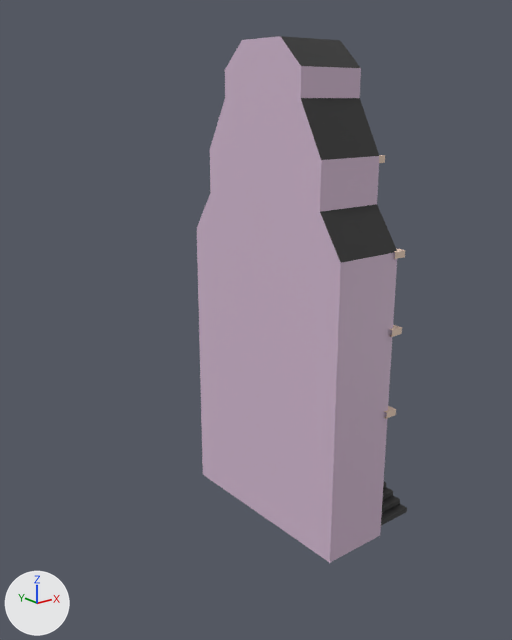
An edit to the OBJ model res/models/Buildings/HighLavender.obj, drawn before and after from the same camera.
The view is the same before and after, from a 50 mm camera at (-13.72, -11.48, 11.91) aimed at (-2.1, 3.05, 6.1). Every picture has the same lights, and +X, +Y and +Z are marked at lower left. Where no turn or scale is listed for an object, it has been applied to the vertices.

Objects in the first picture: 'WysokiLawenda'.
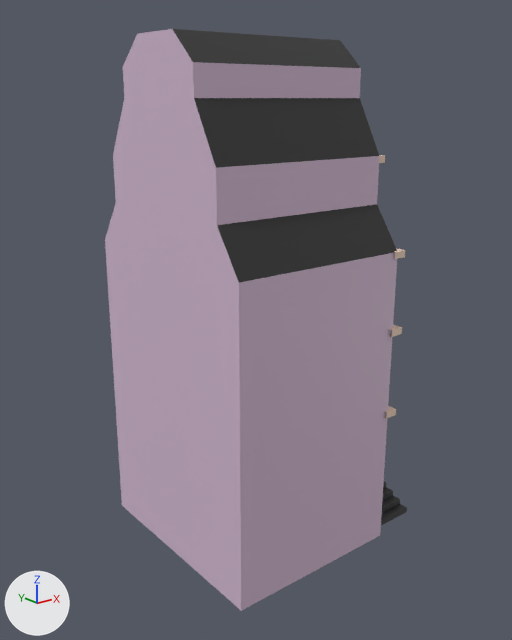
The newer file is also turned or shifted as a whole; pictures and numbers use the older file's frame.

Edits to the scene script, one JSON object a line:
```json
{"block": "me_wysokilawenda", "where": "me_wysokilawenda.from_pydata(...)  # 215 vertices, 213 faces; spans x -2.0..1.5, y -0.12..6.09, z 0.0..13.31"}
{"block": "me_wysokilawenda", "where": "# used by ob_wysokilawenda; location = (0.0, 0.0, 0.0)"}
{"block": "me_wysokilawenda", "change": "me_wysokilawenda part 1: all 14 vertices in x -2.0, y 0.0..6.0, z 0.0..13.31 are moved by (-3.0, 0.0, 0.0)"}
```

Pixel boxes (x1, y1, x2, y2) of what changed, in the pictures (512 x 640 px; the box of a moved part takes in the faces that stretch with it):
```json
{"object": "WysokiLawenda", "change": "reshaped", "before": [197, 36, 407, 563], "after": [105, 29, 407, 611], "on screen": "44% wider, 10% taller"}
{"part": 1, "of": "me_wysokilawenda", "change": "moved or reshaped", "before": [197, 36, 344, 563], "after": [105, 29, 344, 611]}
```
